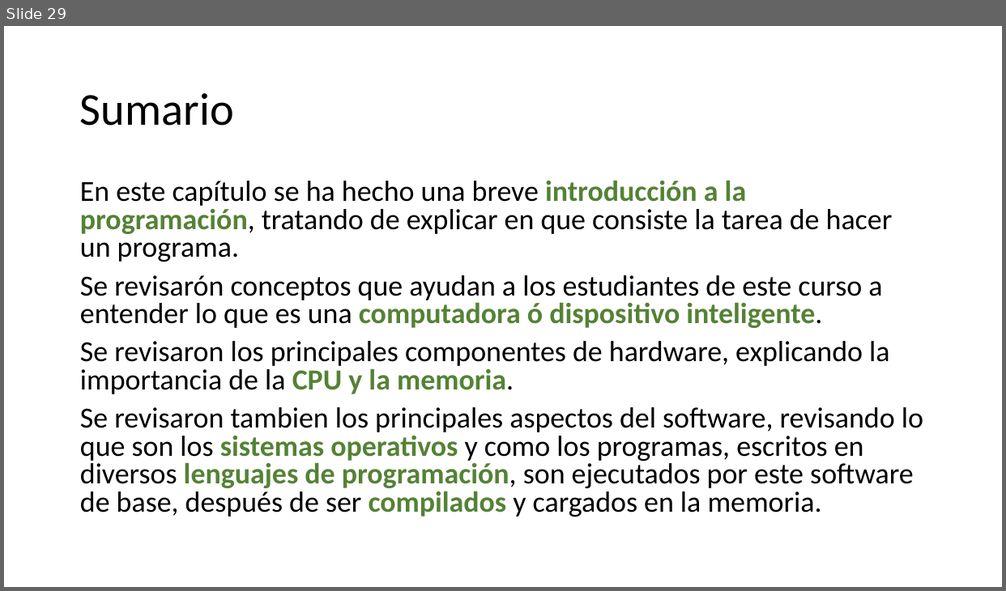
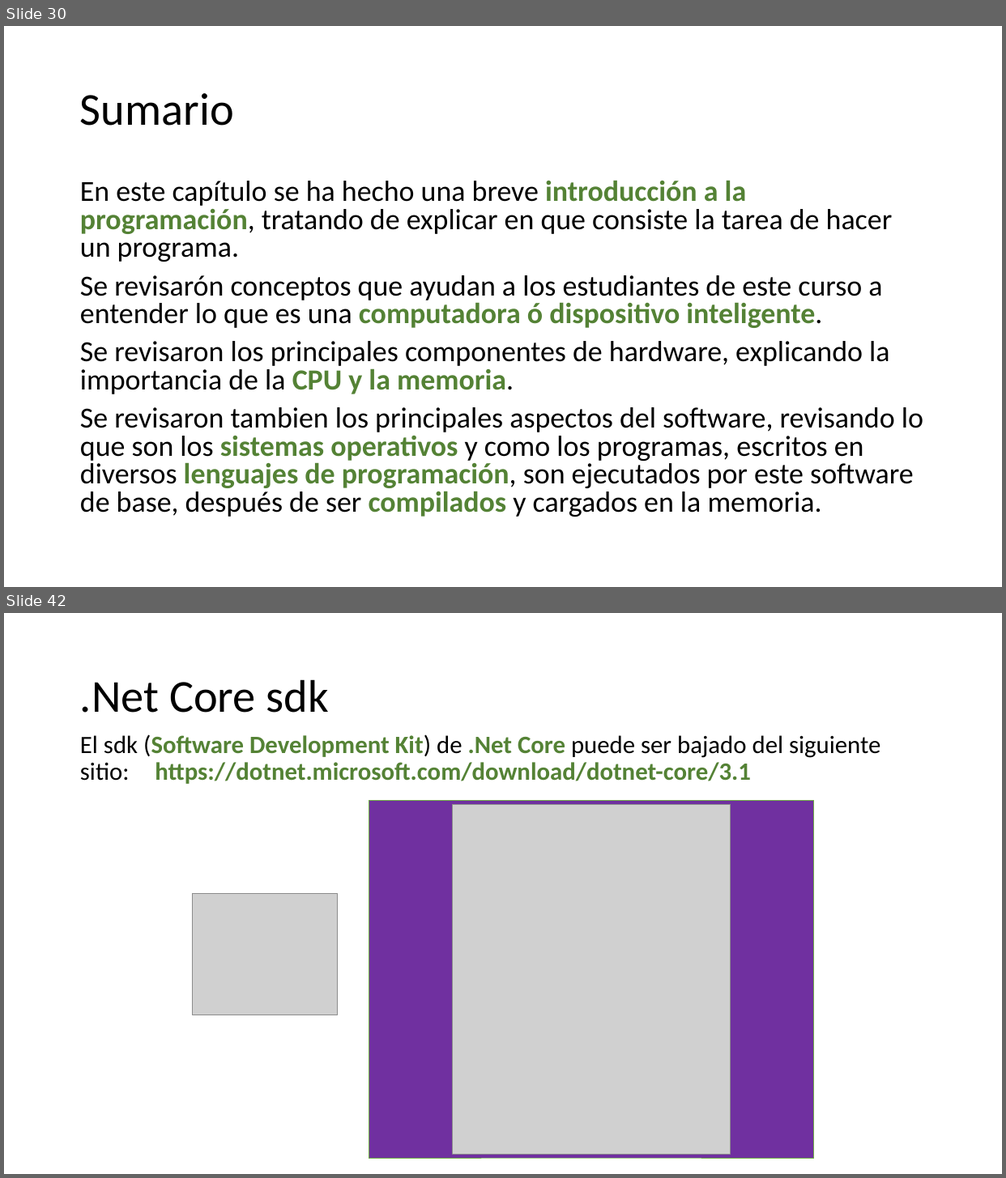
Before and after one commit to AlbertOsinaga/CursoCSharp__8, a slide deck: C# para principiantes.pptx. Shown one above the other, each under a label of ours: slide 29 before the commit, slides 30 and 42 after it; the slides between them are not shown. The pictures are 1006x591 and 1006x1178 pixels, drawn with LibreOffice and Linux fonts; fonts in the diff are those of the drawing; grey boxes stand for pictures. Boxes give left, top, right and bottom in pixels: in the first picture for what was removed or moved away, otherwise in the second. Text is boxed around its words. In the diff, an @@ line names an element or a change of style, - is before the commit and + after.

```diff
--- a/C# para principiantes.pptx
+++ b/C# para principiantes.pptx
@@ slide 42 added at [4, 613, 1002, 1174], background #FFFFFF @@
@@ title added at [80, 679, 329, 713], 44 pt, text #000000 @@
+.Net Core sdk
@@ text added at [80, 735, 880, 784], 24 pt, text #548235, bold @@
+El sdk (Software Development Kit) de .Net Core puede ser bajado del siguiente sitio: https://dotnet.microsoft.com/download/dotnet-core/3.1
@@ rectangle added at [369, 800, 813, 1158], fill #7030A0, outline #70AD47 0.5 pt @@
@@ picture added at [453, 805, 731, 1154] @@
@@ picture added at [193, 894, 337, 1015] @@
@@ what was slide 29 is now slide 30 @@
```
Also in this commit, not shown: 1 slide changed, 17 other slides added, 11 other files.
